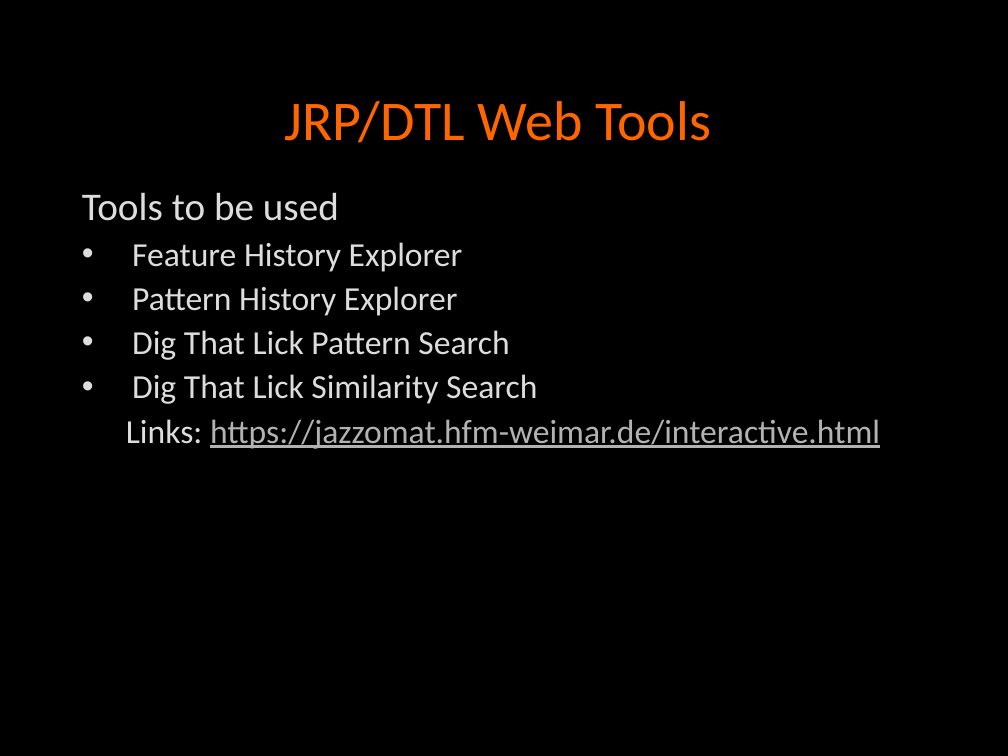
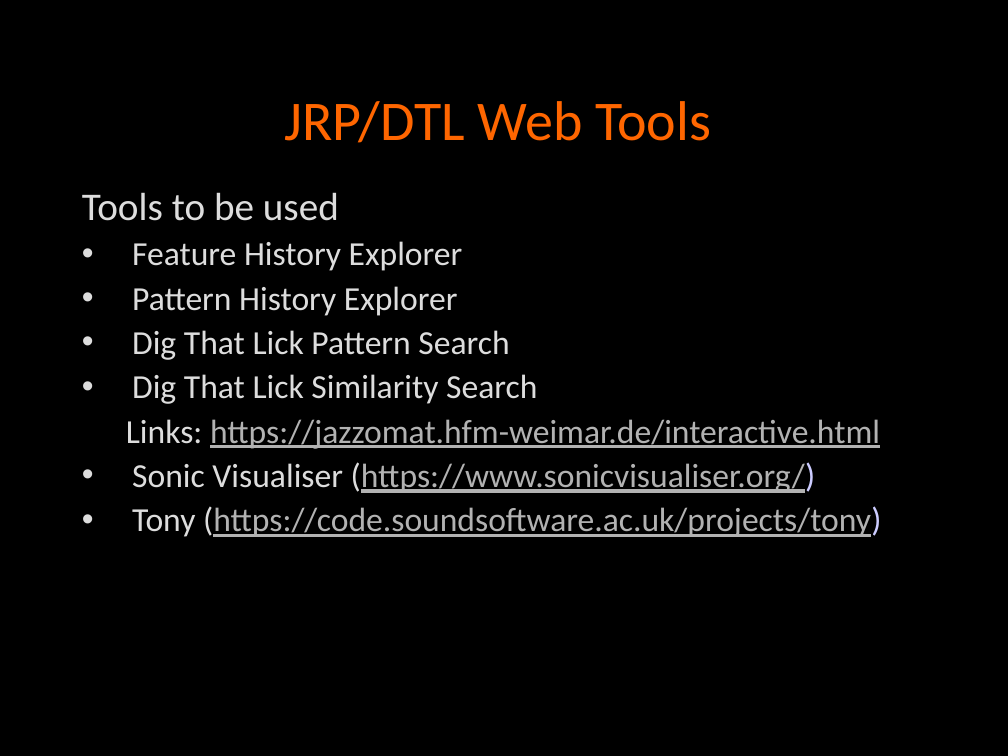
Before and after one commit to klausfrieler/digthatlick_lecture, a slide deck: slide 19 of frieler_ComSysMus_workshop.pptx (slide 12 before the commit). Drawn at 1008x756 pixels with LibreOffice and Linux fonts; fonts in the diff are those of the drawing. Boxes give left, top, right and bottom in pixels: in the first picture for what was removed or moved away, otherwise in the second. Text is boxed around its words. In the diff, an @@ line names an element or a change of style, - is before the commit and + after.

```diff
--- a/frieler_ComSysMus_workshop.pptx
+++ b/frieler_ComSysMus_workshop.pptx
@@ text at (x1=132, y1=462, x2=881, y2=537): paragraphs added @@
+  • Sonic Visualiser (https://www.sonicvisualiser.org/)
+  • Tony (https://code.soundsoftware.ac.uk/projects/tony)
```
Also in this commit, not shown: 5 other slides changed, 10 slides added, 1 slide removed, 1 other file.
